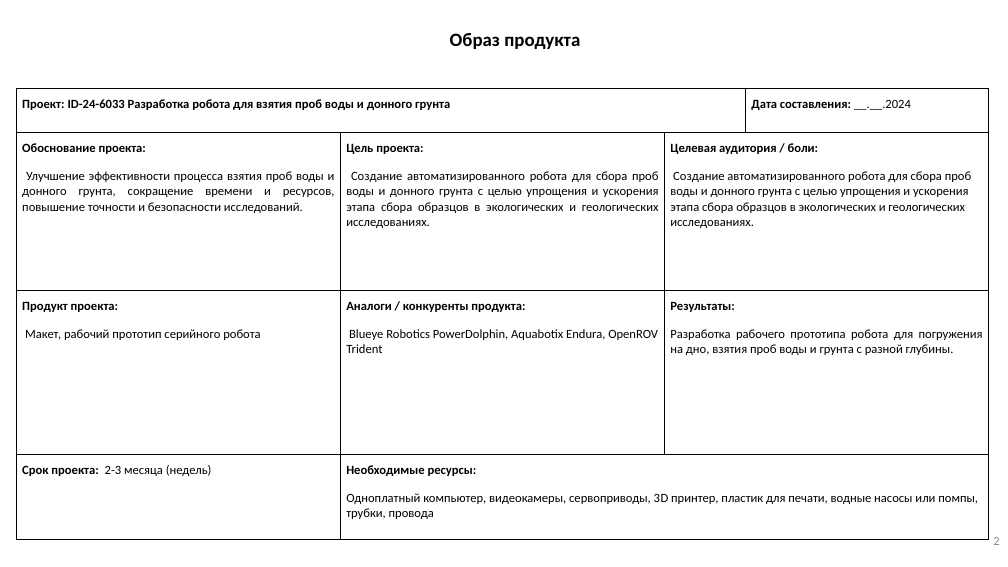
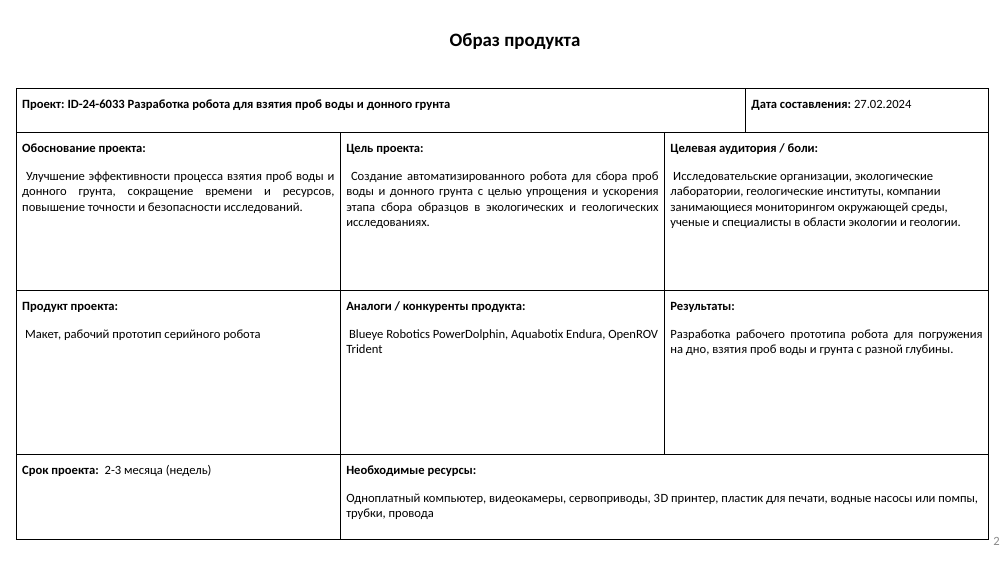
Before and after one commit to dimkashelk/underwater_dron, a slide deck: slide 2 of documents/entity/4_Образ_проекта.pptx. Drawn at 1008x567 pixels with LibreOffice and Linux fonts; fonts in the diff are those of the drawing; background and template pictures are left out. Boxes give left, top, right and bottom in pixels: in the first picture for what was removed or moved away, otherwise in the second. Text is boxed around its words. In the diff, an @@ line names an element or a change of style, - is before the commit and + after.

```diff
--- a/documents/entity/4_Образ_проекта.pptx
+++ b/documents/entity/4_Образ_проекта.pptx
@@ table at box(17, 88, 990, 540) @@
-row 1, column 4: Дата составления: __.__.2024
+row 1, column 4: Дата составления: 27.02.2024
-row 2, column 3: Целевая аудитория / боли: / Создание автоматизированного робота для сбора проб воды и донного грунта с целью упрощения и ускорения этапа сбора образцов в экологических и геологических исследованиях.
+row 2, column 3: Целевая аудитория / боли: / Исследовательские организации, экологические лаборатории, геологические институты, компании занимающиеся мониторингом окружающей среды, ученые и специалисты в области экологии и геологии.
```
Also in this commit, not shown: 1 other file.
